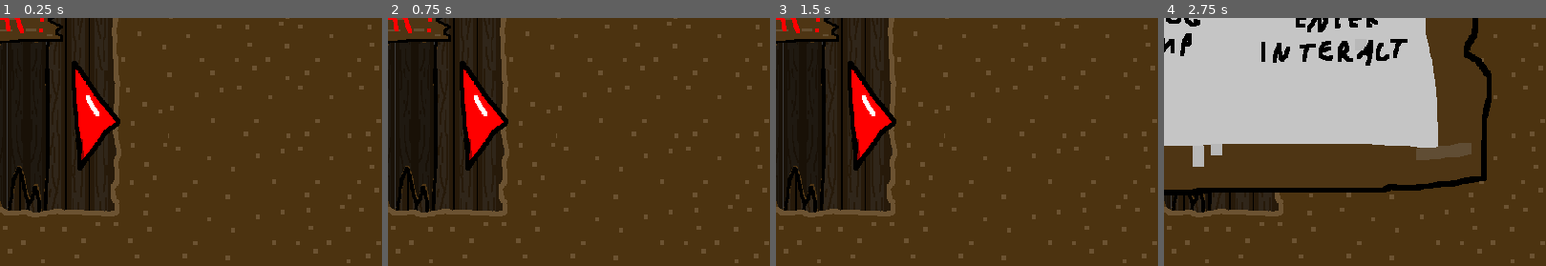
Above: before the commit, frames 1-4 (left to right).
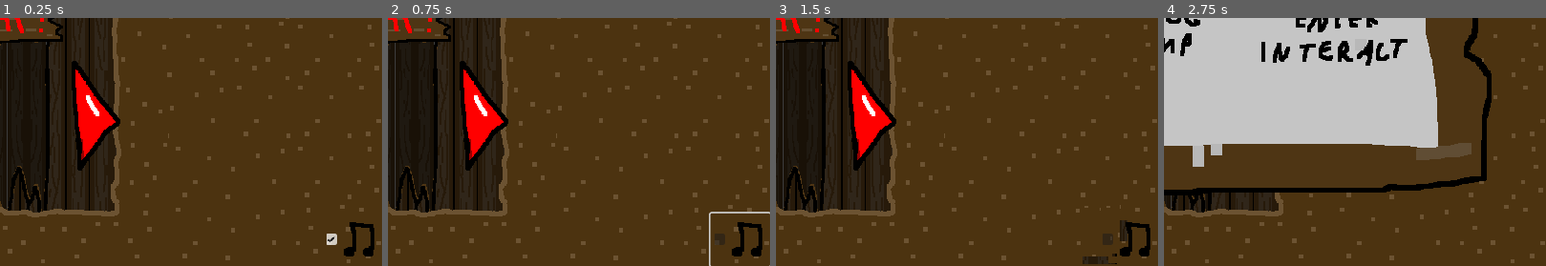
Above: after the commit, the same moments.

Repository: theMathR/Bulletslit-Defender
Game: Godot game, scene res://levels/level1.tscn
Same seed, same stepped clock (60 frames per second), same inputs: the game is played once before the commit and once after it. This scene is started directly instead of the project's main scene.
Inputs (mouse positions are % of the whole screen's width and height, from its top left):
- Up to frame 1 (0.25 s): no input
- Up to frame 2 (0.75 s): click (96, 95) at 0.52 s
- Up to frame 3 (1.5 s): click (50, 50) at 1.25 s
- Up to frame 4 (2.75 s): tap Enter (interact) at 2, 2.1 s; move the mouse to (86, 25) at 2.02 s; hold D (right) from 2.03 s (still down); click (86, 25) at 2.17 s; tap Up (jump) at 2.27 s
The pictures show only the part of the screen within x 50-100%, y 50-100%; the shares and areas given below are measured in that part.

The runs differ from the first frame. In frame 1, 0.6% of the frame differs, in the area x 85-98%, y 82-97%; in frame 2, 0.8%; in frame 3, 1.2%, in the area x 77-98%, y 75-100%; in frame 4, nothing differs.

Commit message:
I hate Git.

Diff:
--- /dev/null
+++ b/fakemusic.gd
@@ -0,0 +1,4 @@
+extends Node
+
+func transition_start(to):
+	Music.transition_start(to)
--- a/levels/escape.tscn
+++ b/levels/escape.tscn
@@ -1,5 +1,6 @@
-[gd_scene load_steps=22 format=4 uid="uid://n5b3s1hr4o1t"]
+[gd_scene load_steps=23 format=4 uid="uid://n5b3s1hr4o1t"]
 
+[ext_resource type="Script" path="res://stop_music.gd" id="1_hyrwo"]
 [ext_resource type="Texture2D" uid="uid://da05qw81iw1hm" path="res://assets/sky.png" id="1_thvik"]
 [ext_resource type="TileSet" uid="uid://b1m7plmymjmhb" path="res://tileset.tres" id="2_0j50a"]
 [ext_resource type="PackedScene" uid="uid://dl4f6f6w7osil" path="res://game_panel.tscn" id="2_ajk82"]
@@ -47,6 +48,7 @@
 shader_parameter/speed = 1.0
 
 [node name="Node" type="Node"]
+script = ExtResource("1_hyrwo")
 
 [node name="Sky" type="CanvasLayer" parent="."]
 layer = -1
--- a/levels/escape_rift.gd
+++ b/levels/escape_rift.gd
@@ -25,4 +25,6 @@
 		Status.bullets = 5
 		get_tree().paused = false
 		Status.interacting = false
+		Music.stream = load("res://sound/winds.mp3")
+		Music.play()
 		get_tree().change_scene_to_file("res://levels/level1.tscn")
--- a/levels/fakeend.tscn
+++ b/levels/fakeend.tscn
@@ -1,6 +1,7 @@
-[gd_scene load_steps=17 format=4 uid="uid://ck3bemj81sy67"]
+[gd_scene load_steps=18 format=4 uid="uid://ck3bemj81sy67"]
 
 [ext_resource type="PackedScene" uid="uid://cmbsjiqn01q6a" path="res://player.tscn" id="1_5l8n6"]
+[ext_resource type="Script" path="res://stop_music.gd" id="1_7lbux"]
 [ext_resource type="Shader" path="res://noise.gdshader" id="1_fumcg"]
 [ext_resource type="Texture2D" uid="uid://svlc6qax3acs" path="res://assets/void.png" id="2_8nji8"]
 [ext_resource type="PackedScene" uid="uid://dl4f6f6w7osil" path="res://game_panel.tscn" id="3_pem2v"]
@@ -26,6 +27,7 @@
 
 [node name="Node2D" type="Node2D"]
 texture_filter = 1
+script = ExtResource("1_7lbux")
 
 [node name="BG" type="Parallax2D" parent="."]
 scroll_offset = Vector2(7119, -272)
--- a/levels/loop_zone.gd
+++ b/levels/loop_zone.gd
@@ -5,4 +5,6 @@
 	if player.name != "Player": return
 	Status.level = 2
 	Status.loop += 1
+	Music.stream = load("res://sound/winds.mp3")
+	Music.play()
 	get_tree().change_scene_to_file.call_deferred("res://levels/level2.tscn")
--- a/levels/true_ending.gd
+++ b/levels/true_ending.gd
@@ -3,6 +3,7 @@
 var tcount = 0
 
 func act():
+	Music.stop()
 	$Timer.start()
 	$"../../CanvasLayer".show()
 	get_tree().paused = true
--- /dev/null
+++ b/music.gd
@@ -0,0 +1,35 @@
+extends AudioStreamPlayer
+
+var transition_to
+var enabled = true
+
+func _ready():
+	if Status.level > 0:
+		stream = load("res://sound/winds.mp3")
+	else:
+		stream = load("res://sound/title.wav")
+	playing = enabled
+
+func transition_start(to):
+	transition_to = to
+	var tween = get_tree().create_tween()
+	tween.tween_property(self, "volume_db", -40, 1.1)
+	tween.tween_callback(set_music_to_game)
+
+func set_music_to_game():
+	if transition_to == "game" and Status.level:
+		transition_to = "winds"
+	stream = load("res://sound/"+transition_to+".mp3")
+	volume_db = 0
+	playing = enabled
+
+func start_winds():
+	stream = load("res://sound/winds.mp3")
+	playing = enabled
+
+func set_enabled(b):
+	enabled = b
+	if not b:
+		stop()
+	else:
+		play()
--- a/player.gd
+++ b/player.gd
@@ -120,7 +120,10 @@
 	Status.loop = 0
 	Status.hat = 0
 	$CanvasLayer/FadeIn.color = Color.BLACK
+	Music.stop()
 	await get_tree().create_timer(3).timeout
+	Music.stream = load("res://sound/title.wav")
+	Music.play()
 	get_tree().change_scene_to_file("res://levels/main.tscn")
 
 func goto():
--- a/player.tscn
+++ b/player.tscn
@@ -36,9 +36,11 @@
 [ext_resource type="Script" path="res://game_over.gd" id="33_byhff"]
 [ext_resource type="Texture2D" uid="uid://bdccuq4g255d3" path="res://assets/died.png" id="34_wy543"]
 [ext_resource type="Texture2D" uid="uid://8ops4fyhlbxc" path="res://assets/retry.png" id="35_j5efh"]
+[ext_resource type="Texture2D" uid="uid://cw611s4fxwgvf" path="res://assets/music.png" id="36_0pc2n"]
 [ext_resource type="Texture2D" uid="uid://bkjt3gk8ceuda" path="res://assets/retry_pressed.png" id="36_jqpv3"]
 [ext_resource type="Texture2D" uid="uid://snoi20p02kbd" path="res://assets/ui3.png" id="37_0chsu"]
 [ext_resource type="AudioStream" uid="uid://blieh4k7vi1fp" path="res://sound/switch.mp3" id="39_r7w4i"]
+[ext_resource type="Script" path="res://fakemusic.gd" id="40_2lm58"]
 
 [sub_resource type="Animation" id="Animation_urj1s"]
 length = 0.001
@@ -350,6 +352,20 @@
 "values": [{
 "args": [&"fade_gameover", -1, 1.0, false],
 "method": &"play"
+}]
+}
+tracks/7/type = "method"
+tracks/7/imported = false
+tracks/7/enabled = true
+tracks/7/path = NodePath("CanvasLayer/Music")
+tracks/7/interp = 1
+tracks/7/loop_wrap = true
+tracks/7/keys = {
+"times": PackedFloat32Array(0),
+"transitions": PackedFloat32Array(1),
+"values": [{
+"args": ["gameover"],
+"method": &"transition_start"
 }]
 }
 
@@ -915,20 +931,6 @@
 "update": 0,
 "values": [Color(1, 1, 1, 0), Color(1, 1, 1, 1)]
 }
-tracks/2/type = "method"
-tracks/2/imported = false
-tracks/2/enabled = true
-tracks/2/path = NodePath("GameOver/GameOverMusic")
-tracks/2/interp = 1
-tracks/2/loop_wrap = true
-tracks/2/keys = {
-"times": PackedFloat32Array(0),
-"transitions": PackedFloat32Array(1),
-"values": [{
-"args": [0.0],
-"method": &"play"
-}]
-}
 
 [sub_resource type="Animation" id="Animation_51hq4"]
 resource_name = "fire"
@@ -1082,6 +1084,20 @@
 "method": &"retry"
 }]
 }
+tracks/2/type = "method"
+tracks/2/imported = false
+tracks/2/enabled = true
+tracks/2/path = NodePath("Music")
+tracks/2/interp = 1
+tracks/2/loop_wrap = true
+tracks/2/keys = {
+"times": PackedFloat32Array(0),
+"transitions": PackedFloat32Array(1),
+"values": [{
+"args": ["game"],
+"method": &"transition_start"
+}]
+}
 
 [sub_resource type="Animation" id="Animation_8vccg"]
 resource_name = "start"
@@ -1148,6 +1164,20 @@
 "values": [{
 "args": [0.0],
 "method": &"play"
+}]
+}
+tracks/5/type = "method"
+tracks/5/imported = false
+tracks/5/enabled = true
+tracks/5/path = NodePath("Music")
+tracks/5/interp = 1
+tracks/5/loop_wrap = true
+tracks/5/keys = {
+"times": PackedFloat32Array(0),
+"transitions": PackedFloat32Array(1),
+"values": [{
+"args": ["game"],
+"method": &"transition_start"
 }]
 }
 
@@ -1435,8 +1465,6 @@
 size_flags_horizontal = 3
 text = "Reset"
 
-[node name="GameOverMusic" type="AudioStreamPlayer" parent="CanvasLayer/GameOver"]
-
 [node name="TitleScreen" type="Control" parent="CanvasLayer"]
 visible = false
 texture_filter = 1
@@ -1545,6 +1573,26 @@
 size_flags_horizontal = 3
 text = "Reset"
 
+[node name="CheckBox" type="CheckBox" parent="CanvasLayer/TitleScreen/HBoxContainer"]
+layout_mode = 2
+button_pressed = true
+text = "Music"
+
+[node name="CheckBox2" type="CheckBox" parent="CanvasLayer/TitleScreen"]
+visible = false
+layout_mode = 1
+anchors_preset = 3
+anchor_left = 1.0
+anchor_top = 1.0
+anchor_right = 1.0
+anchor_bottom = 1.0
+offset_left = -74.0
+offset_top = -69.0
+grow_horizontal = 0
+grow_vertical = 0
+button_pressed = true
+icon = ExtResource("36_0pc2n")
+
 [node name="Counters" type="TextureRect" parent="CanvasLayer/TitleScreen"]
 texture_filter = 1
 layout_mode = 0
@@ -1585,6 +1633,9 @@
 
 [node name="HatSound" type="AudioStreamPlayer" parent="CanvasLayer"]
 stream = ExtResource("39_r7w4i")
+
+[node name="Music" type="Node" parent="CanvasLayer"]
+script = ExtResource("40_2lm58")
 
 [node name="Camera2D" type="Camera2D" parent="."]
 zoom = Vector2(0.8, 0.8)
@@ -1603,3 +1654,5 @@
 [connection signal="pressed" from="CanvasLayer/TitleScreen/Right" to="CanvasLayer/TitleScreen" method="_on_right_pressed"]
 [connection signal="pressed" from="CanvasLayer/TitleScreen/HBoxContainer/Button" to="CanvasLayer/TitleScreen" method="begin"]
 [connection signal="pressed" from="CanvasLayer/TitleScreen/HBoxContainer/Button3" to="." method="reset"]
+[connection signal="toggled" from="CanvasLayer/TitleScreen/HBoxContainer/CheckBox" to="CanvasLayer/TitleScreen" method="_on_check_box_toggled"]
+[connection signal="toggled" from="CanvasLayer/TitleScreen/CheckBox2" to="CanvasLayer/TitleScreen" method="_on_check_box_toggled"]
--- a/project.godot
+++ b/project.godot
@@ -20,6 +20,7 @@
 [autoload]
 
 Status="*res://status.gd"
+Music="*res://music.gd"
 
 [display]
 
--- /dev/null
+++ b/stop_music.gd
@@ -0,0 +1,6 @@
+extends Node
+
+
+# Called when the node enters the scene tree for the first time.
+func _ready():
+	Music.stop()
--- a/title_screen.gd
+++ b/title_screen.gd
@@ -9,6 +9,7 @@
 		$Play.show()
 		$Left.show()
 		$Right.show()
+		$CheckBox2.show()
 		$HBoxContainer.hide()
 		var n = str(Status.high_score)
 		$Counters/Level.text = "0".repeat(6-len(n)) + n
@@ -30,3 +31,7 @@
 	hide()
 	Status.in_menu = false
 	Status.player.show_starting_text()
+
+
+func _on_check_box_toggled(toggled_on):
+	Music.set_enabled(toggled_on)
Binary file added: assets/music.png
Not shown, added: assets/music.png.import
Not shown: 1 places in player.tscn that only renumber resources
Not shown, added: sound/game.mp3.import
Not shown, added: sound/gameover.mp3.import
Not shown, removed: sound/gameover.wav.import
Not shown, added: sound/title.wav.import
Not shown, changed: sound/winds.mp3.import
Not shown, added: sound/game.mp3
Not shown, added: sound/gameover.mp3
Not shown, removed: sound/gameover.wav
Not shown, added: sound/title.wav
(and 1 more such lines)
